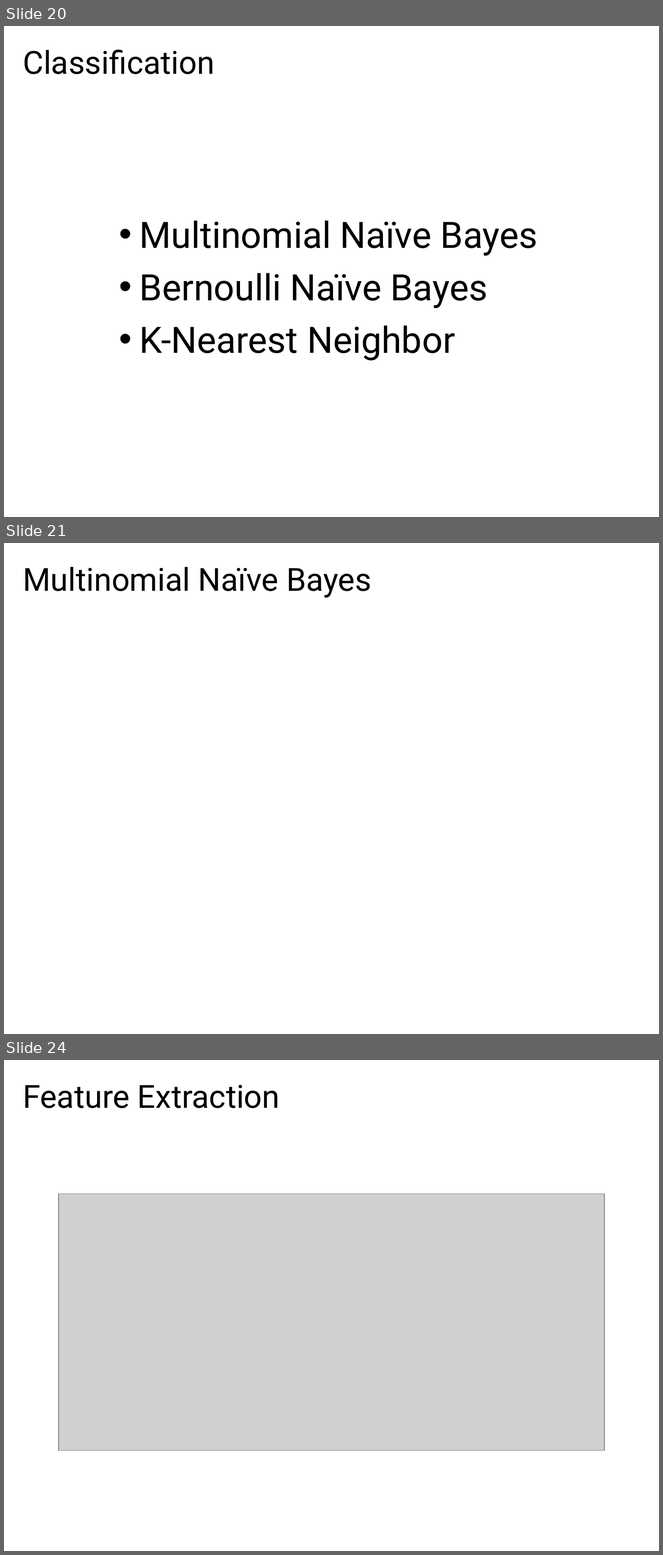
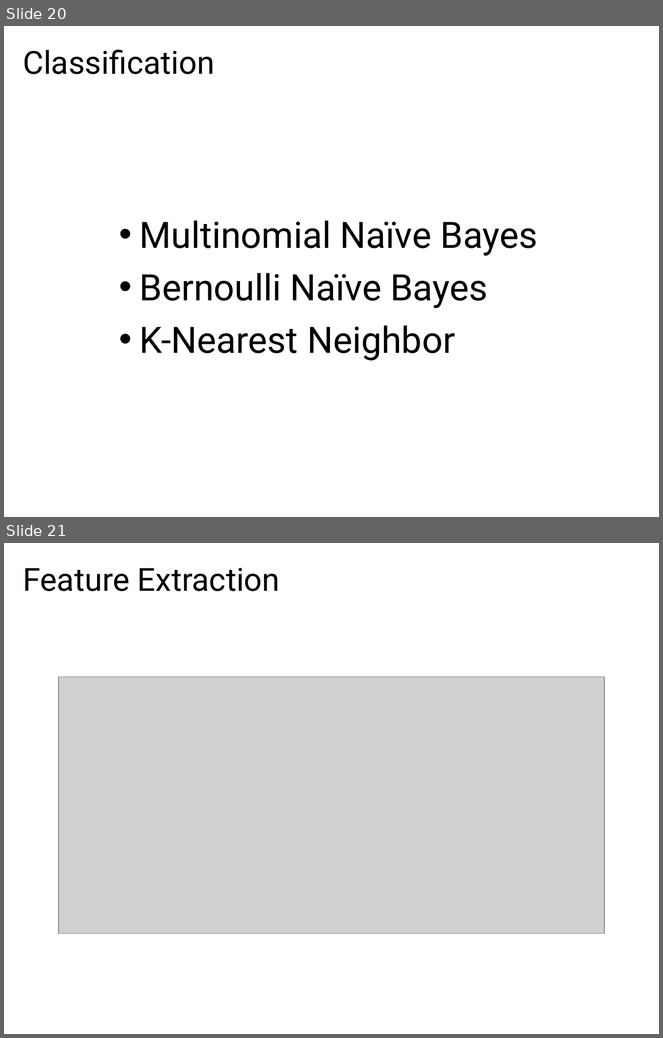
Before and after one commit to willpots/thesis, a slide deck: presentation/final_presentation.pptx. Shown one above the other, each under a label of ours: slides 20, 21 and 24 before the commit, slides 20 and 21 after it; the slides between them are not shown. The pictures are 663x1555 and 663x1038 pixels, drawn with LibreOffice and Linux fonts; fonts in the diff are those of the drawing; grey boxes stand for pictures. Boxes give left, top, right and bottom in pixels: in the first picture for what was removed or moved away, otherwise in the second. Text is boxed around its words. In the diff, an @@ line names an element or a change of style, - is before the commit and + after.

```diff
--- a/presentation/final_presentation.pptx
+++ b/presentation/final_presentation.pptx
@@ slide 21 removed at [4, 543, 659, 1034], background #FFFFFF @@
@@ title removed at [23, 567, 372, 598] @@
-Multinomial Naïve Bayes
@@ what was slide 24 is now slide 21 @@
```
Also in this commit, not shown: 2 slides changed, 15 slides added, 7 other slides removed, 6 other files.
